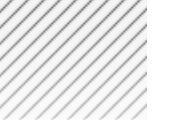
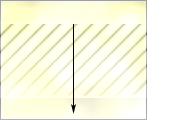
Comparing the layer stacks of the two 180x120 images. Changes:
added layer "Form 2" above "landing-page" over [71, 24, 76, 114]
added layer "landing-page" (multiply) above "content_panorama_custom_page" over [0, 0, 147, 120]
hid "content_panorama_custom_page" over [0, 0, 147, 120]
